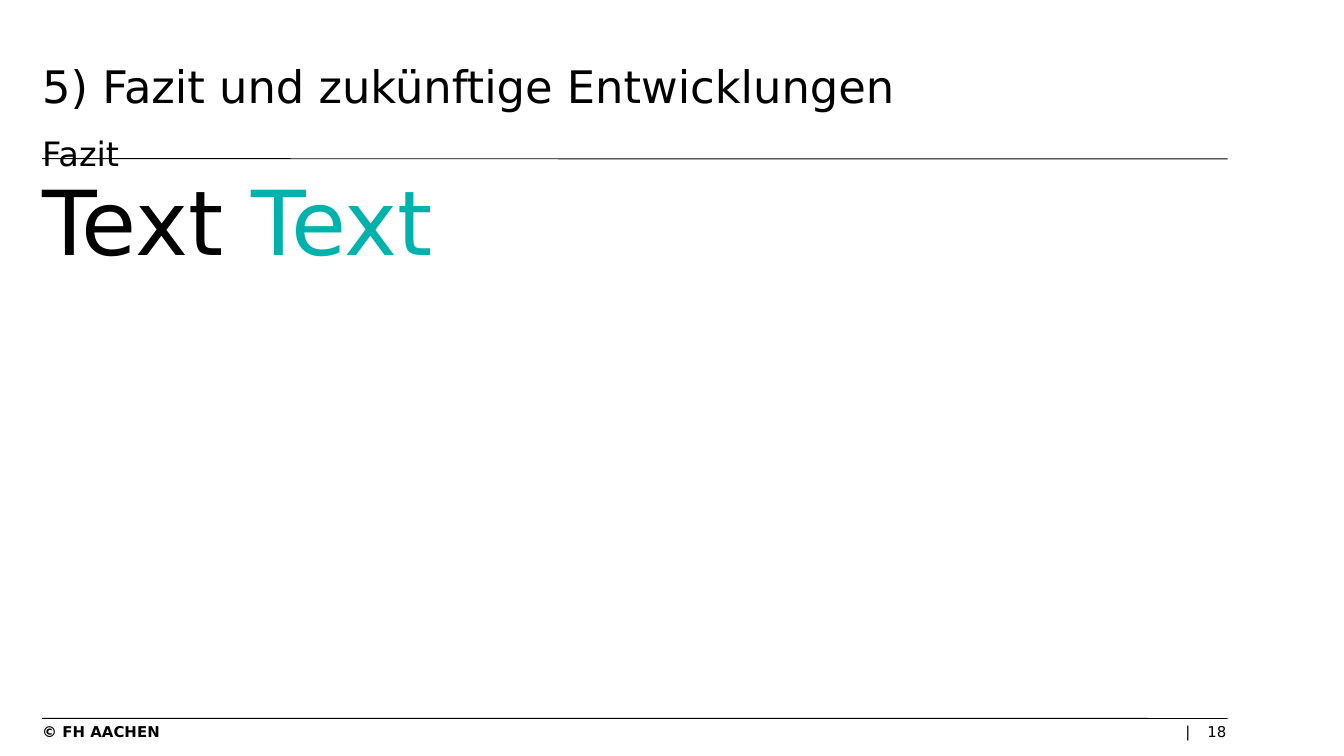
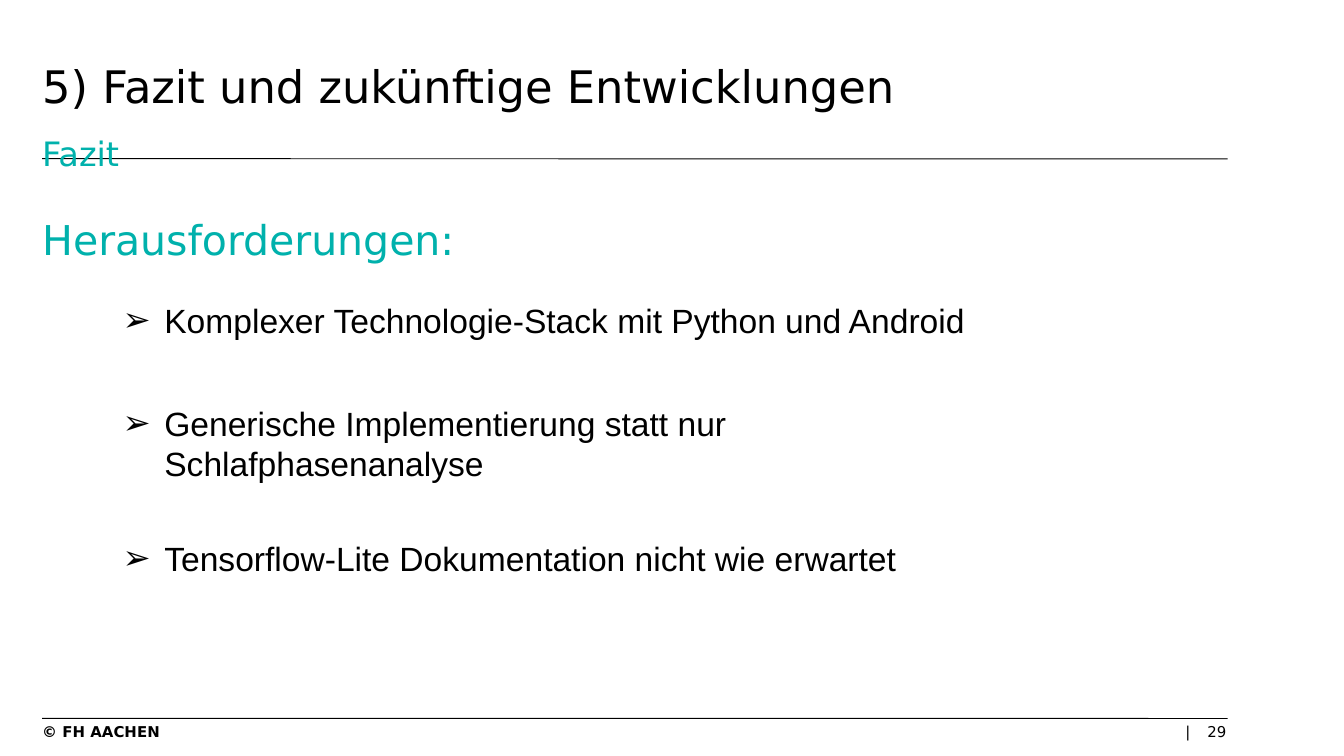
Before and after one commit to levithas/Bachelorprojekt, a slide deck: slide 29 of Dokumentation/Präsentation.pptx (slide 18 before the commit). Drawn at 1344x756 pixels with LibreOffice and Linux fonts; fonts in the diff are those of the drawing; background and template pictures are left out. Boxes give left, top, right and bottom in pixels: in the first picture for what was removed or moved away, otherwise in the second. Text is boxed around its words. In the diff, an @@ line names an element or a change of style, - is before the commit and + after.

```diff
--- a/Dokumentation/Präsentation.pptx
+++ b/Dokumentation/Präsentation.pptx
@@ title "5) Fazit und zukünftige Entwicklungen ..." at (x1=42, y1=69, x2=894, y2=167): text colour #000000 to #00B1AC in "Fazit" @@
@@ text removed at (x1=42, y1=189, x2=433, y2=257) @@
-Text Text
@@ text added at (x1=42, y1=223, x2=454, y2=264), 22 pt, text #00B1AC @@
+Herausforderungen:
@@ text added at (x1=164, y1=308, x2=965, y2=339), 18 pt, text #000000 @@
+➢ Komplexer Technologie-Stack mit Python und Android
@@ text added at (x1=164, y1=411, x2=727, y2=482), 18 pt, text #000000 @@
+➢ Generische Implementierung statt nur Schlafphasenanalyse
@@ text added at (x1=164, y1=546, x2=896, y2=572), 18 pt, text #000000 @@
+➢ Tensorflow-Lite Dokumentation nicht wie erwartet
@@ page number at (x1=1207, y1=726, x2=1226, y2=738): text changed @@
-18
+29
```
Also in this commit, not shown: 15 other slides changed, 16 slides added, 5 slides removed, 4 other files.
